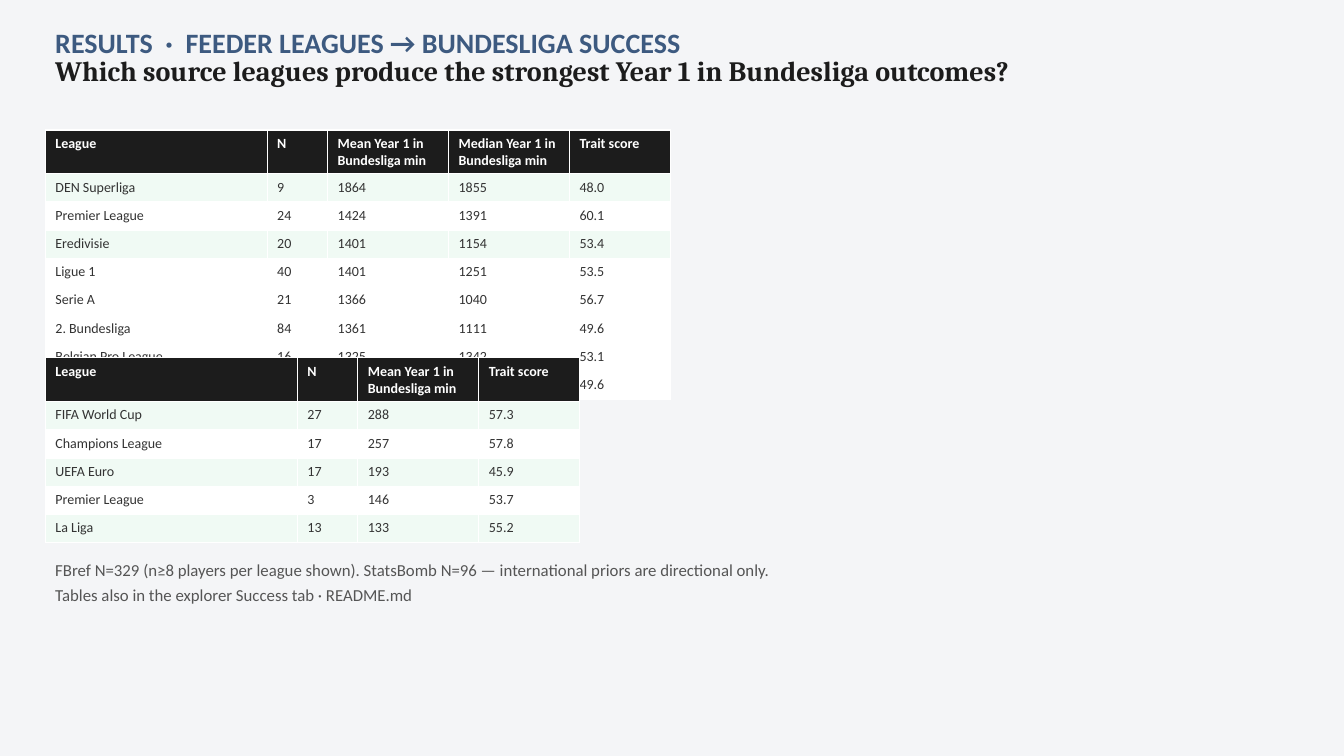
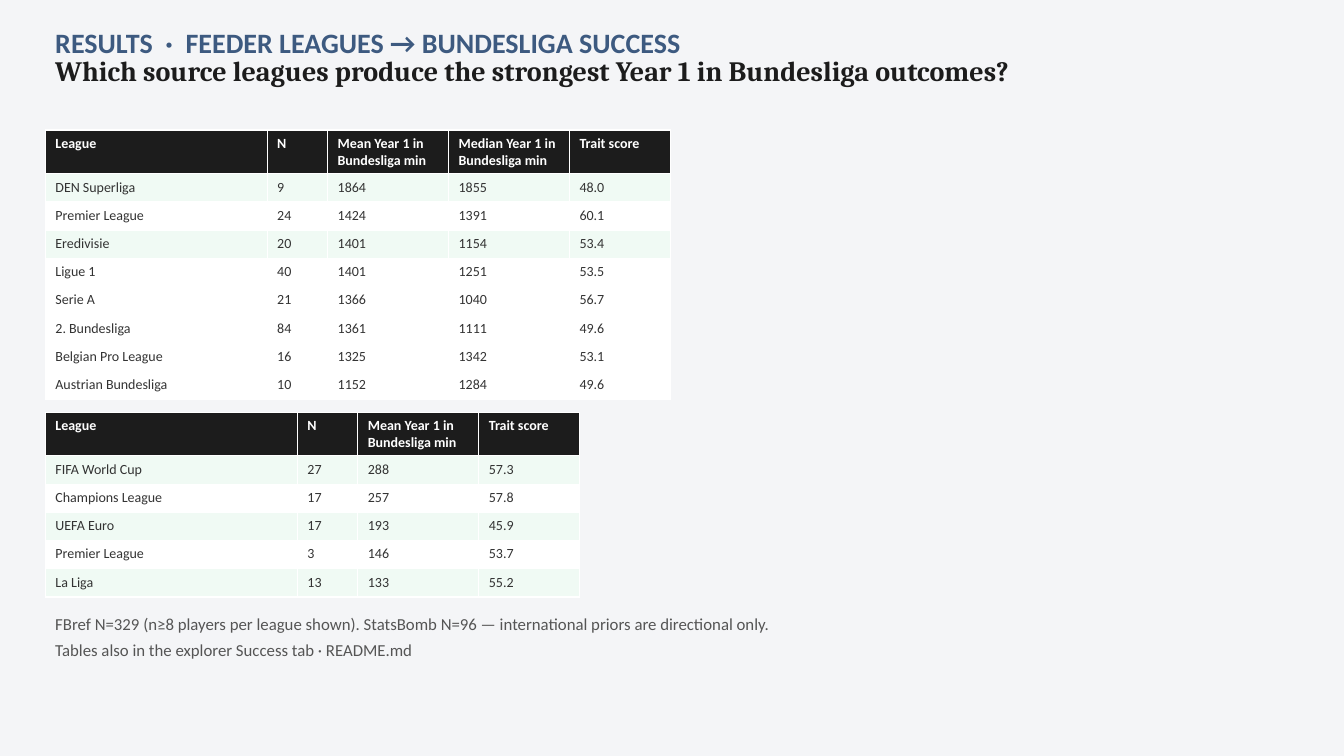
Before and after one commit to colbymorris08/bundesliga-transfer-traits, a slide deck: slide 16 of bundesliga_transfer_traits.pptx. Drawn at 1344x756 pixels with LibreOffice and Linux fonts; fonts in the diff are those of the drawing. Boxes give left, top, right and bottom in pixels: in the first picture for what was removed or moved away, otherwise in the second. Text is boxed around its words. In the diff, an @@ line names an element or a change of style, - is before the commit and + after.

```diff
--- a/bundesliga_transfer_traits.pptx
+++ b/bundesliga_transfer_traits.pptx
@@ table: place and size @@
-table at [45, 358, 580, 539]
+table at [45, 412, 580, 597]
@@ text "FBref N=329 (n≥8 players per ...": place and size @@
-text "FBref N=329 (n≥8 players per ..." at [55, 564, 769, 604]
+text "FBref N=329 (n≥8 players per ..." at [55, 618, 769, 659]
```
Also in this commit, not shown: 7 other slides changed, 1 other file.
